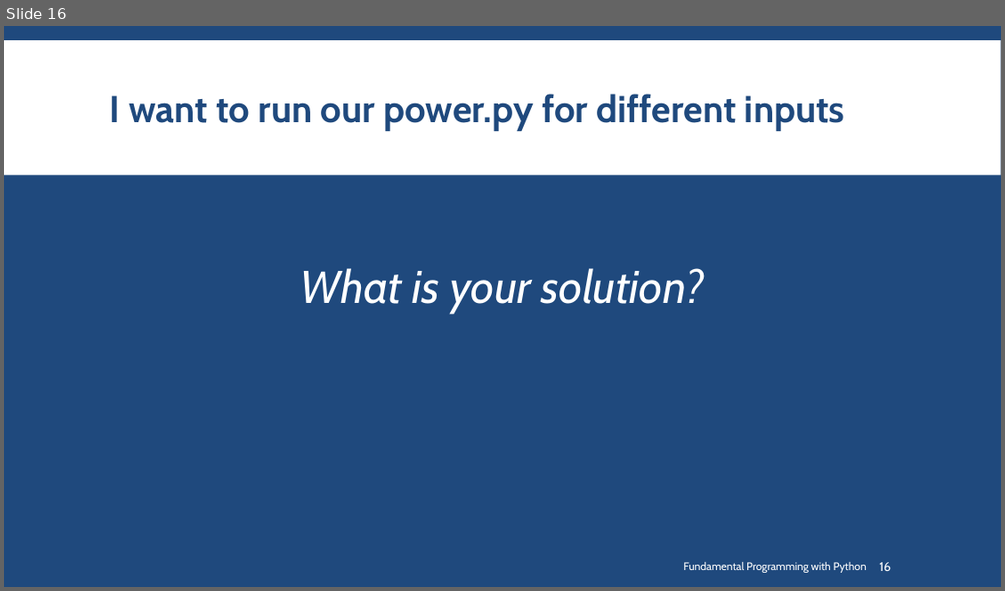
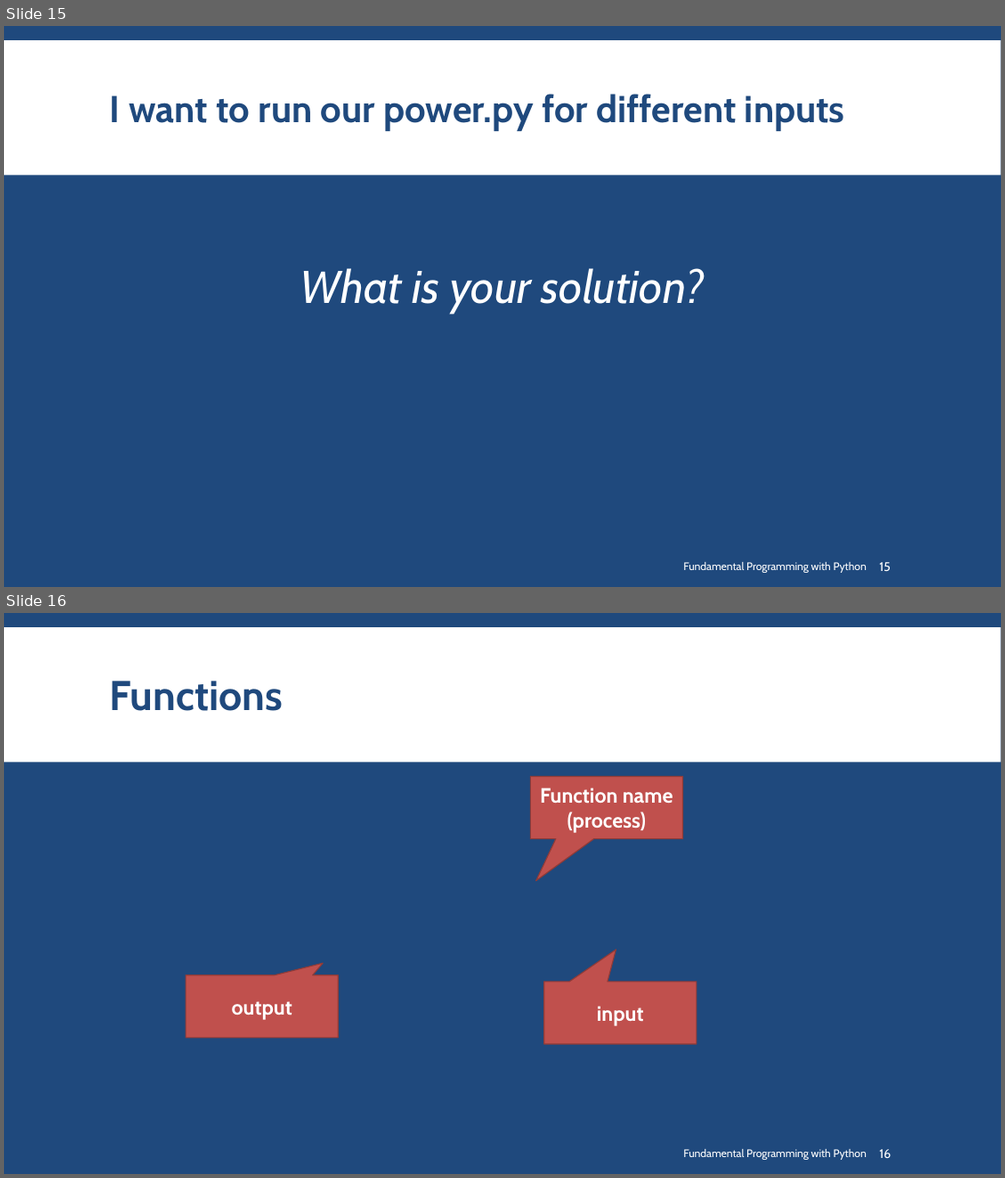
Before and after one commit to SharifPythonSpace/Course1401, a slide deck: Slide/07-What is Function.pptx. Shown one above the other, each under a label of ours: slide 16 before the commit, slides 15 and 16 after it. The pictures are 1005x591 and 1005x1178 pixels, drawn with LibreOffice and Linux fonts; fonts in the diff are those of the drawing; grey boxes stand for pictures; background and template pictures are left out. Boxes give left, top, right and bottom in pixels: in the first picture for what was removed or moved away, otherwise in the second. Text is boxed around its words. In the diff, an @@ line names an element or a change of style, - is before the commit and + after.

```diff
--- a/Slide/07-What is Function.pptx
+++ b/Slide/07-What is Function.pptx
@@ slide 16 added at box(4, 613, 1001, 1174), background #1F497D; not listed: 1 template element that a slide beside it also shows @@
@@ title added at box(110, 681, 283, 711), 40 pt, text #1F497D, bold @@
+Functions
@@ speech box added at box(531, 776, 683, 839), fill #C0504D, outline #8E3B39 1 pt, 20 pt, text #FFFFFF, bold @@
+Function name (process)
@@ speech box added at box(186, 975, 339, 1038), fill #C0504D, outline #8E3B39 1 pt, 20 pt, text #FFFFFF, bold @@
+output
@@ speech box added at box(544, 981, 696, 1045), fill #C0504D, outline #8E3B39 1 pt, 20 pt, text #FFFFFF, bold @@
+input
@@ text added at box(683, 1149, 866, 1159), 10.5 pt, text #FFFFFF @@
+Fundamental Programming with Python
@@ page number added at box(879, 1149, 890, 1158), 12 pt, text #FFFFFF @@
+16
@@ what was slide 16 is now slide 15 @@
@@ page number at box(879, 562, 890, 571): text changed @@
-16
+15
```
Also in this commit, not shown: 1 slide changed, 2 other slides added, 1 slide removed.
